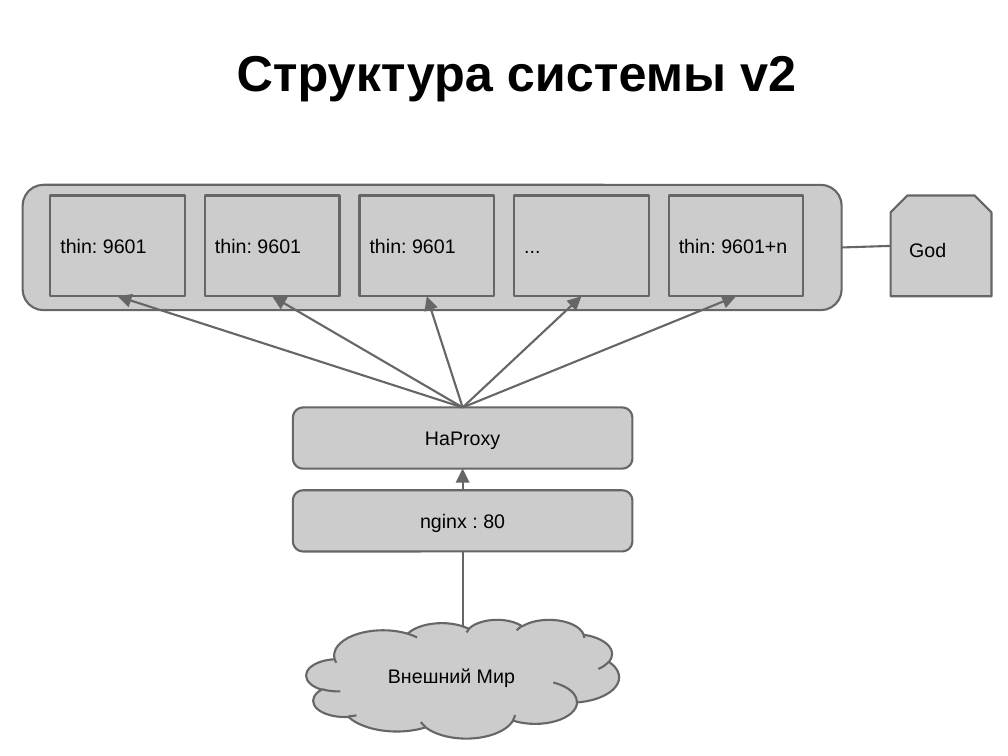
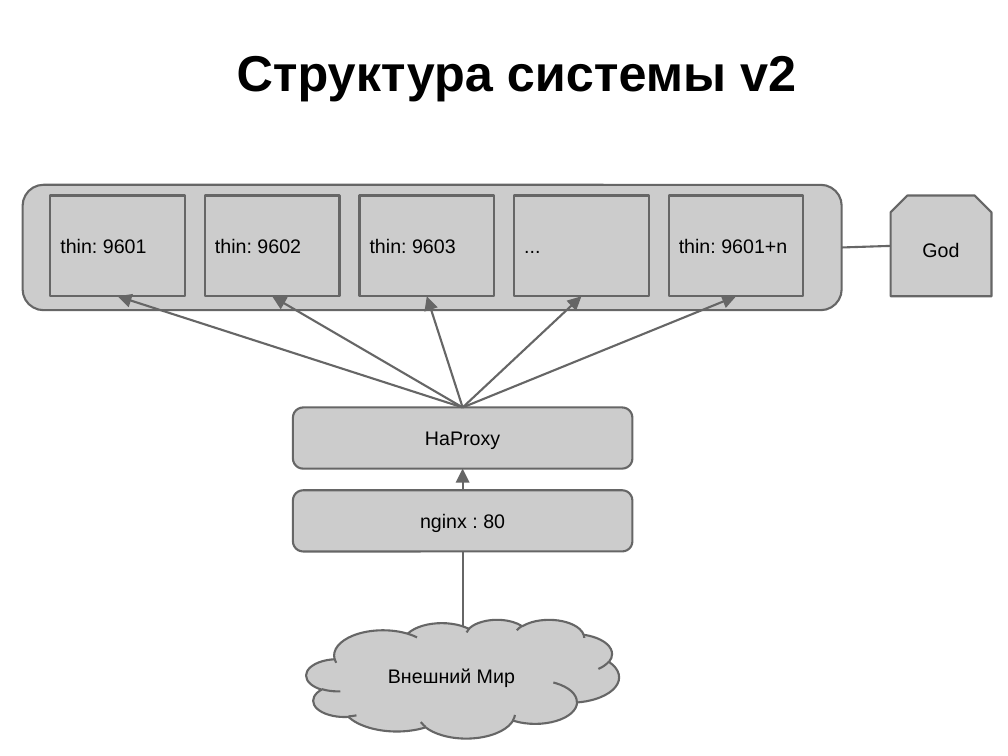
Before and after one commit to schadov/241m-lectures, a slide deck: slide 15 of Lecture-Server.pptx (slide 14 before the commit). Drawn at 1008x756 pixels with LibreOffice and Linux fonts; fonts in the diff are those of the drawing. Boxes give left, top, right and bottom in pixels: in the first picture for what was removed or moved away, otherwise in the second. Text is boxed around its words. In the diff, an @@ line names an element or a change of style, - is before the commit and + after.

```diff
--- a/Lecture-Server.pptx
+++ b/Lecture-Server.pptx
@@ snip same rect "God" at box(891, 196, 992, 296): alignment left to centre @@
@@ text in rectangle at box(215, 238, 301, 253): text changed @@
-thin: 9601
+thin: 9602
@@ text in rectangle at box(370, 238, 456, 253): text changed @@
-thin: 9601
+thin: 9603
```
Also in this commit, not shown: 11 other slides changed, 9 slides added.
